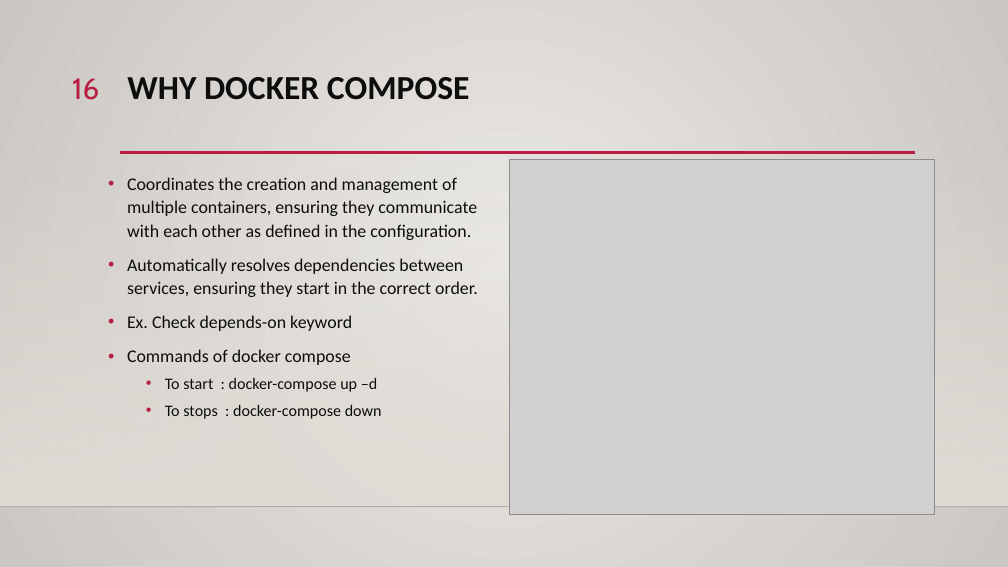
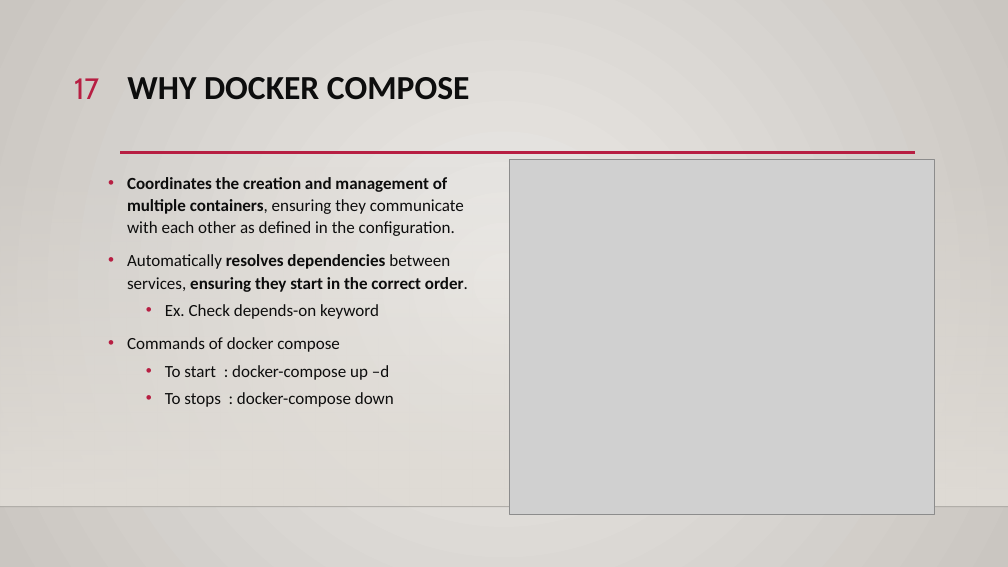
Before and after one commit to ddum-sutd/docker_workshop, a slide deck: slide 17 of Docker_workshop.pptx (slide 16 before the commit). Drawn at 1008x567 pixels with LibreOffice and Linux fonts; fonts in the diff are those of the drawing; grey boxes stand for pictures; background and template pictures are left out. Boxes give left, top, right and bottom in pixels: in the first picture for what was removed or moved away, otherwise in the second. Text is boxed around its words. In the diff, an @@ line names an element or a change of style, - is before the commit and + after.

```diff
--- a/Docker_workshop.pptx
+++ b/Docker_workshop.pptx
@@ page number at <box>74,78,99,99</box>: text changed @@
-16
+17
@@ text "Coordinates the creation and management ..." at <box>127,177,468,407</box>: size 17 to 16.1 pt in "Coordinates the creation and management of multiple ...", "Automatically resolves dependencies between services, ensuri ...", "Ex. Check depends-on keyword", "Commands of docker compose"; bold on in "Coordinates the creation and management of multiple ...", "resolves dependencies ensuring they start in the ..."; size 15.3 to 16.1 pt in "To start : docker-compose up –d", "To stops : docker-compose down"; list level 1 to 2 in "Ex. Check depends-on keyword" @@
```
Also in this commit, not shown: 11 other slides changed, 1 slide added.
